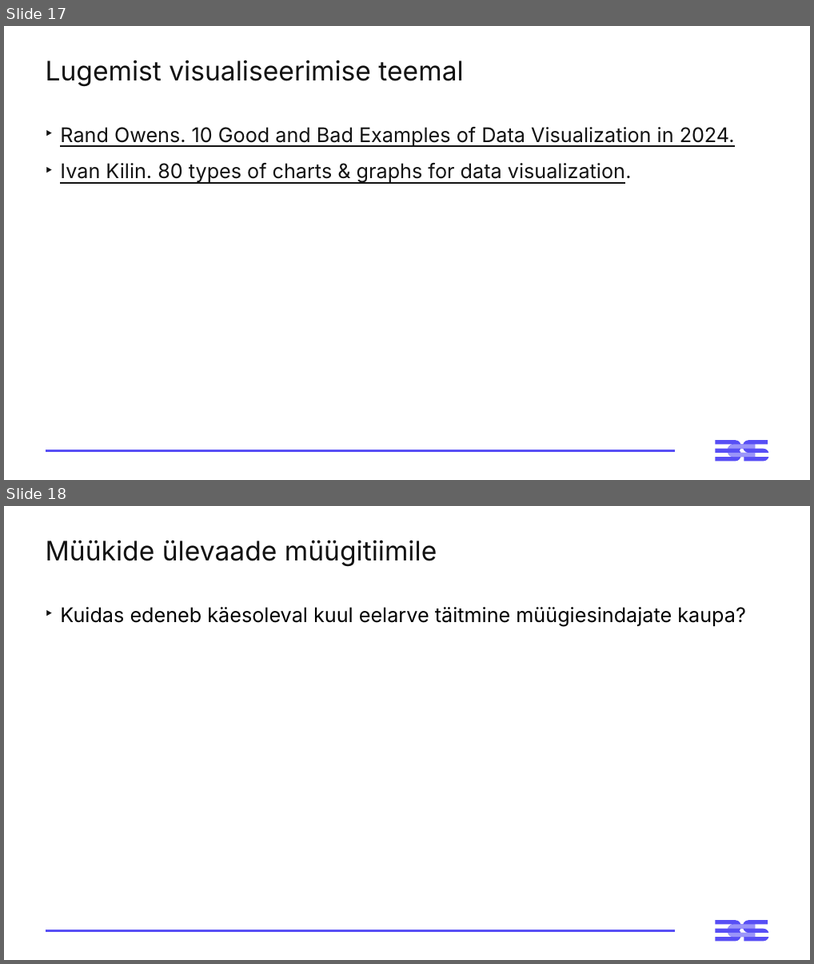
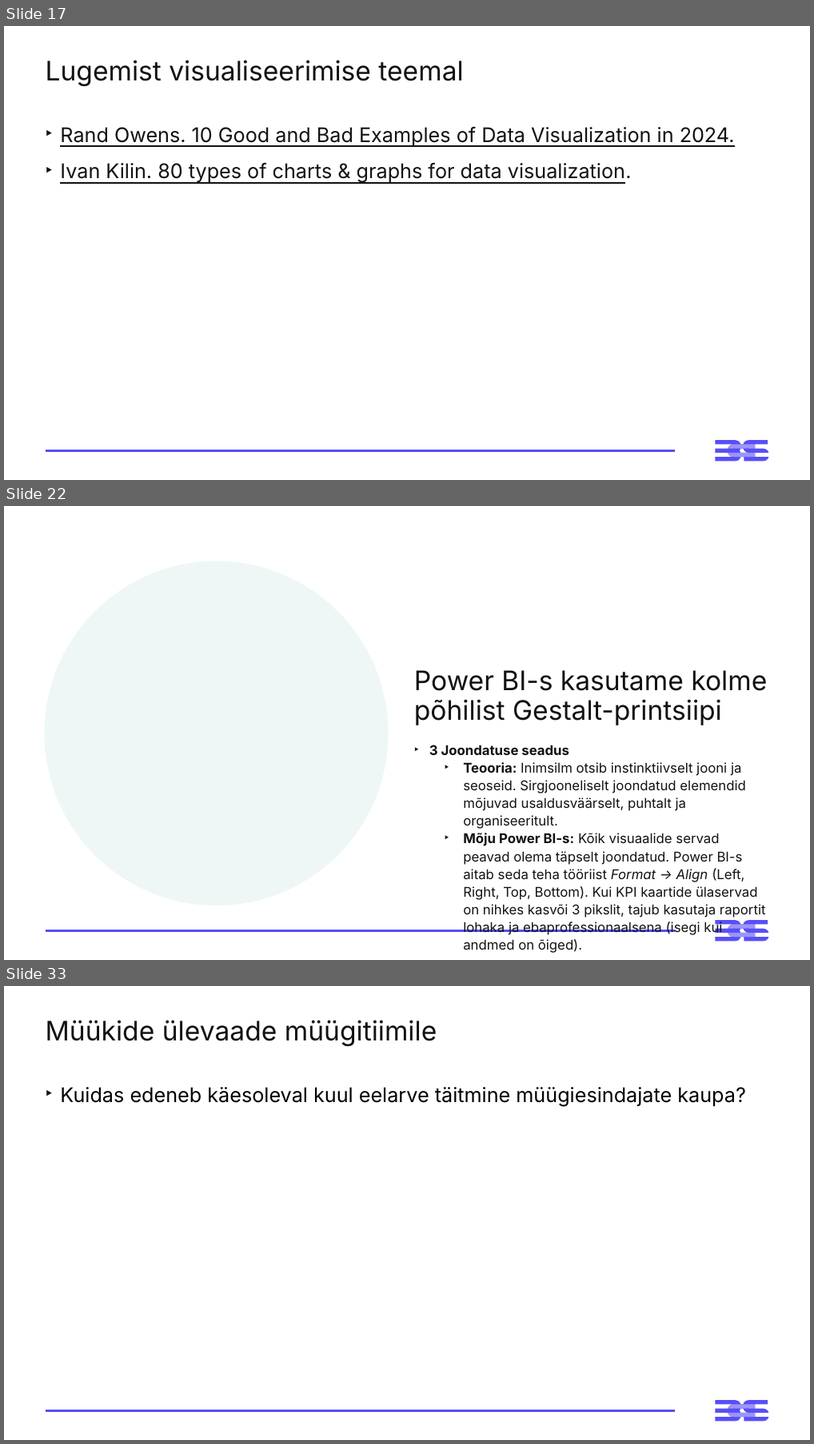
Before and after one commit to emilieabel/andmetarkus, a slide deck: Materjalid/Day3 M Visuaalid Andmelugu/3-paev-andmetarkus-esitlus.pptx. Shown one above the other, each under a label of ours: slides 17 and 18 before the commit, slides 17, 22 and 33 after it; the slides between them are not shown. The pictures are 814x964 and 814x1444 pixels, drawn with LibreOffice and Linux fonts; fonts in the diff are those of the drawing. Boxes give left, top, right and bottom in pixels: in the first picture for what was removed or moved away, otherwise in the second. Text is boxed around its words. In the diff, an @@ line names an element or a change of style, - is before the commit and + after.

```diff
--- a/Materjalid/Day3 M Visuaalid Andmelugu/3-paev-andmetarkus-esitlus.pptx
+++ b/Materjalid/Day3 M Visuaalid Andmelugu/3-paev-andmetarkus-esitlus.pptx
@@ slide 22 added at [4, 506, 810, 960], background #FFFFFF; not listed: 3 template elements that a slide beside it also shows @@
@@ ellipse added at [45, 561, 389, 905], fill #EEF7F5 @@
@@ title added at [414, 670, 767, 725], 32 pt, text #121212 @@
+Power BI-s kasutame kolme põhilist Gestalt-printsiipi
@@ text added at [430, 744, 766, 952], 16 pt, text #121212 @@
+‣ 3 Joondatuse seadus
+  ‣ Teooria: Inimsilm otsib instinktiivselt jooni ja seoseid. Sirgjooneliselt joondatud elemendid mõjuvad usaldusväärselt, puhtalt ja organiseeritult.
+  ‣ Mõju Power BI-s: Kõik visuaalide servad peavad olema täpselt joondatud. Power BI-s aitab seda teha tööriist Format -> Align (Left, Right, Top, Bottom). Kui KPI kaartide ülaservad on nihkes kasvõi 3 pikslit, tajub kasutaja raportit lohaka ja ebaprofessionaalsena (isegi kui andmed on õiged).
@@ what was slide 18 is now slide 33 @@
```
Also in this commit, not shown: 1 slide changed, 14 other slides added, 1 other file.
